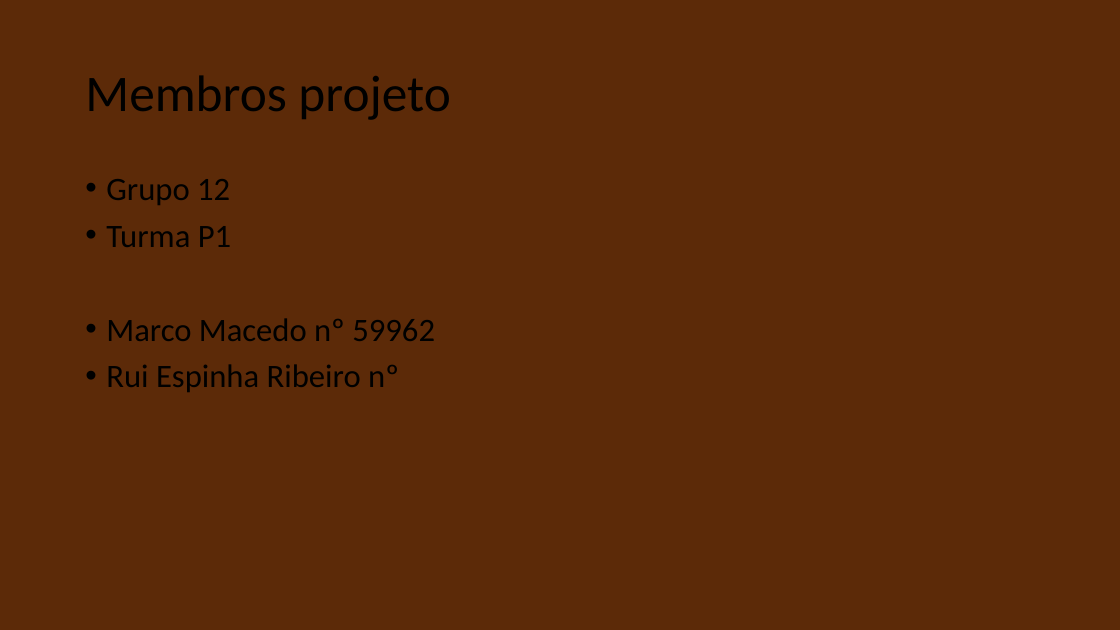
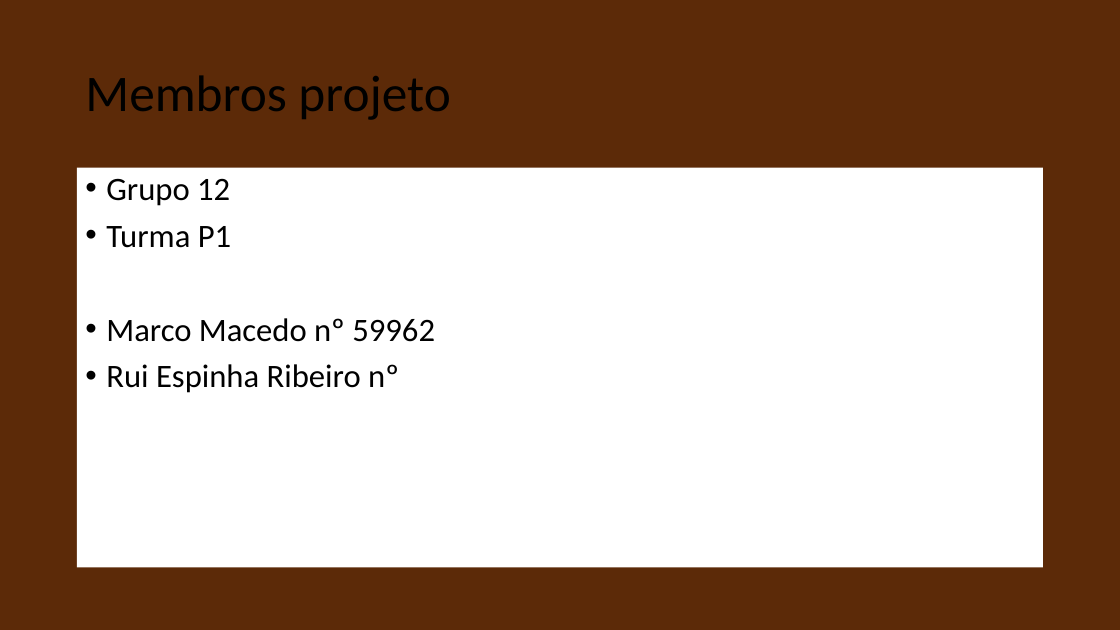
Before and after one commit to marcomacedo/Base-de-dados, a slide deck: slide 2 of Relatório final e apresentação/Aprensentação_P1G12.pptx. Drawn at 1120x630 pixels with LibreOffice and Linux fonts; fonts in the diff are those of the drawing. Boxes give left, top, right and bottom in pixels: in the first picture for what was removed or moved away, otherwise in the second. Text is boxed around its words. In the diff, an @@ line names an element or a change of style, - is before the commit and + after.

```diff
--- a/Relatório final e apresentação/Aprensentação_P1G12.pptx
+++ b/Relatório final e apresentação/Aprensentação_P1G12.pptx
@@ text "Grupo 12": place and size @@
-text "Grupo 12" at box(106, 179, 435, 392)
+text "Grupo 12" at box(77, 168, 1044, 568)
@@ text "Grupo 12" at box(77, 168, 1044, 568): fill none to #FFFFFF @@
```
Also in this commit, not shown: 3 other slides changed, 2 slides added, 1 slide removed, 4 other files.
